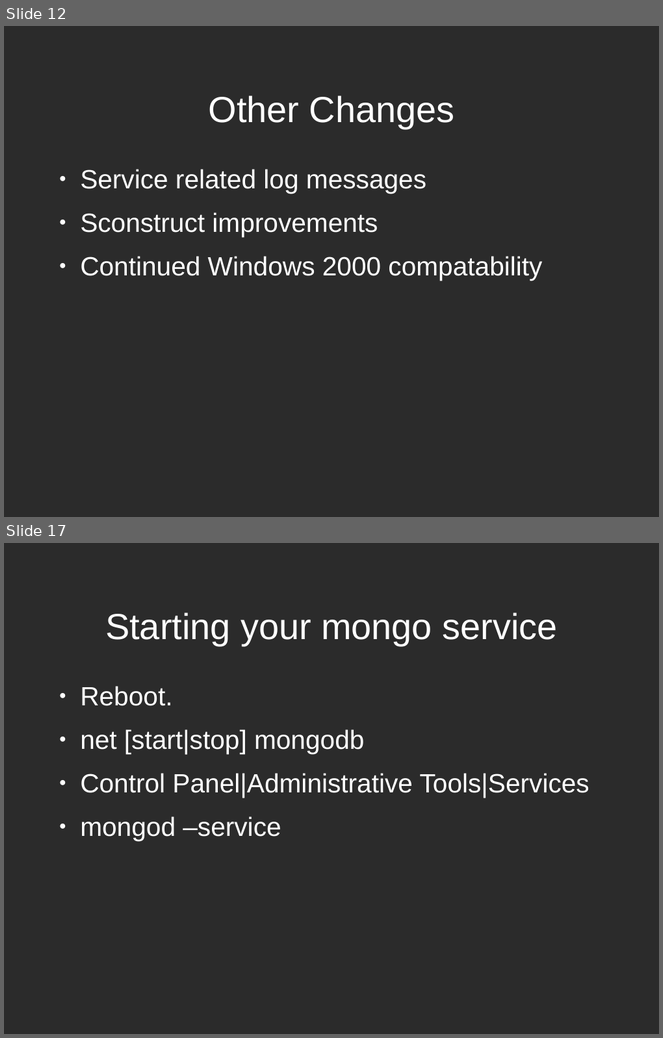
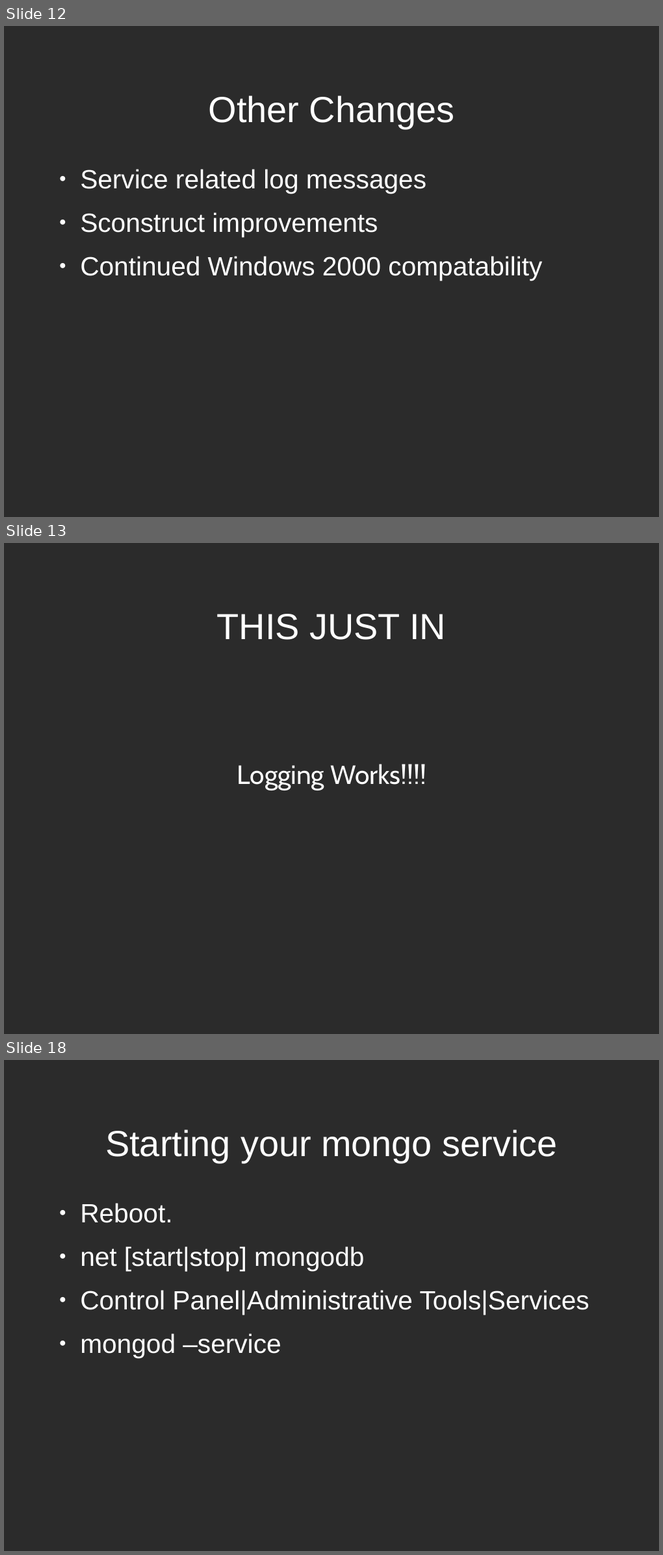
Before and after one commit to zippy1981/TalkMaterials, a slide deck: MongoMeetup/2010-July/Mongo Windows Administration for the Unix Programmer.odp. Shown one above the other, each under a label of ours: slides 12 and 17 before the commit, slides 12, 13 and 18 after it; the slides between them are not shown. The pictures are 663x1038 and 663x1555 pixels, drawn with LibreOffice and Linux fonts; fonts in the diff are those of the drawing; background and template pictures are left out; a plain dark background stands for a picture behind light text. Boxes give left, top, right and bottom in pixels: in the first picture for what was removed or moved away, otherwise in the second. Text is boxed around its words. In the diff, an @@ line names an element or a change of style, - is before the commit and + after.

```diff
--- a/MongoMeetup/2010-July/Mongo Windows Administration for the Unix Programmer.odp
+++ b/MongoMeetup/2010-July/Mongo Windows Administration for the Unix Programmer.odp
@@ slide 13 added at [4, 543, 659, 1034], background picture (left out) @@
@@ title added at [217, 614, 446, 640], 44 pt, text #FFFFFF @@
+THIS JUST IN
@@ subtitle added at [237, 764, 426, 790], 32 pt, text #FFFFFF @@
+Logging Works!!!!
@@ what was slide 17 is now slide 18 @@
```
Also in this commit, not shown: 7 slides changed.
